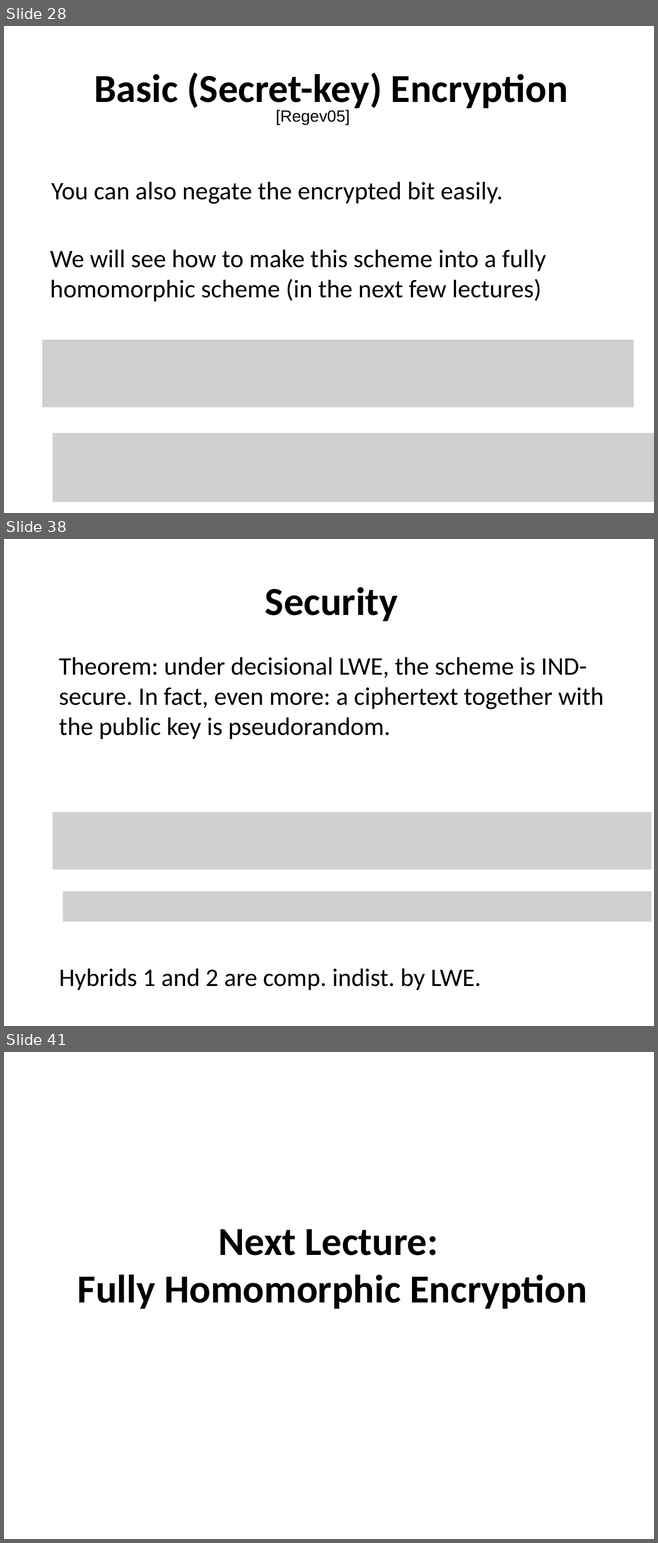
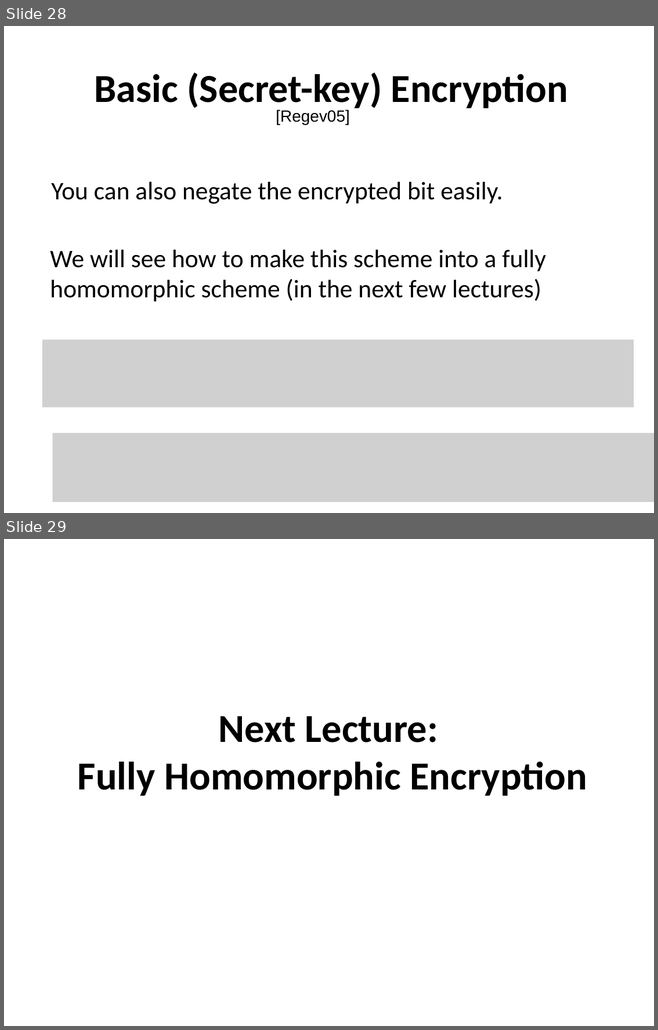
Before and after one commit to mit6875/mit6875.github.io, a slide deck: SLIDES/lec18.pptx. Shown one above the other, each under a label of ours: slides 28, 38 and 41 before the commit, slides 28 and 29 after it; the slides between them are not shown. The pictures are 658x1543 and 658x1030 pixels, drawn with LibreOffice and Linux fonts; fonts in the diff are those of the drawing; grey boxes stand for pictures. Boxes give left, top, right and bottom in pixels: in the first picture for what was removed or moved away, otherwise in the second. Text is boxed around its words. In the diff, an @@ line names an element or a change of style, - is before the commit and + after.

```diff
--- a/SLIDES/lec18.pptx
+++ b/SLIDES/lec18.pptx
@@ slide 38 removed at bbox=[4, 539, 654, 1026], background #FFFFFF @@
@@ title removed at bbox=[265, 587, 398, 621] @@
-Security
@@ text removed at bbox=[59, 657, 604, 739] @@
-Theorem: under decisional LWE, the scheme is IND-secure. In fact, even more: a ciphertext together with the public key is pseudorandom.
@@ picture removed at bbox=[53, 813, 651, 870] @@
@@ picture removed at bbox=[63, 892, 652, 922] @@
@@ text removed at bbox=[59, 968, 481, 990] @@
-Hybrids 1 and 2 are comp. indist. by LWE.
@@ what was slide 41 is now slide 29 @@
```
Also in this commit, not shown: 11 other slides removed, 1 other file.
